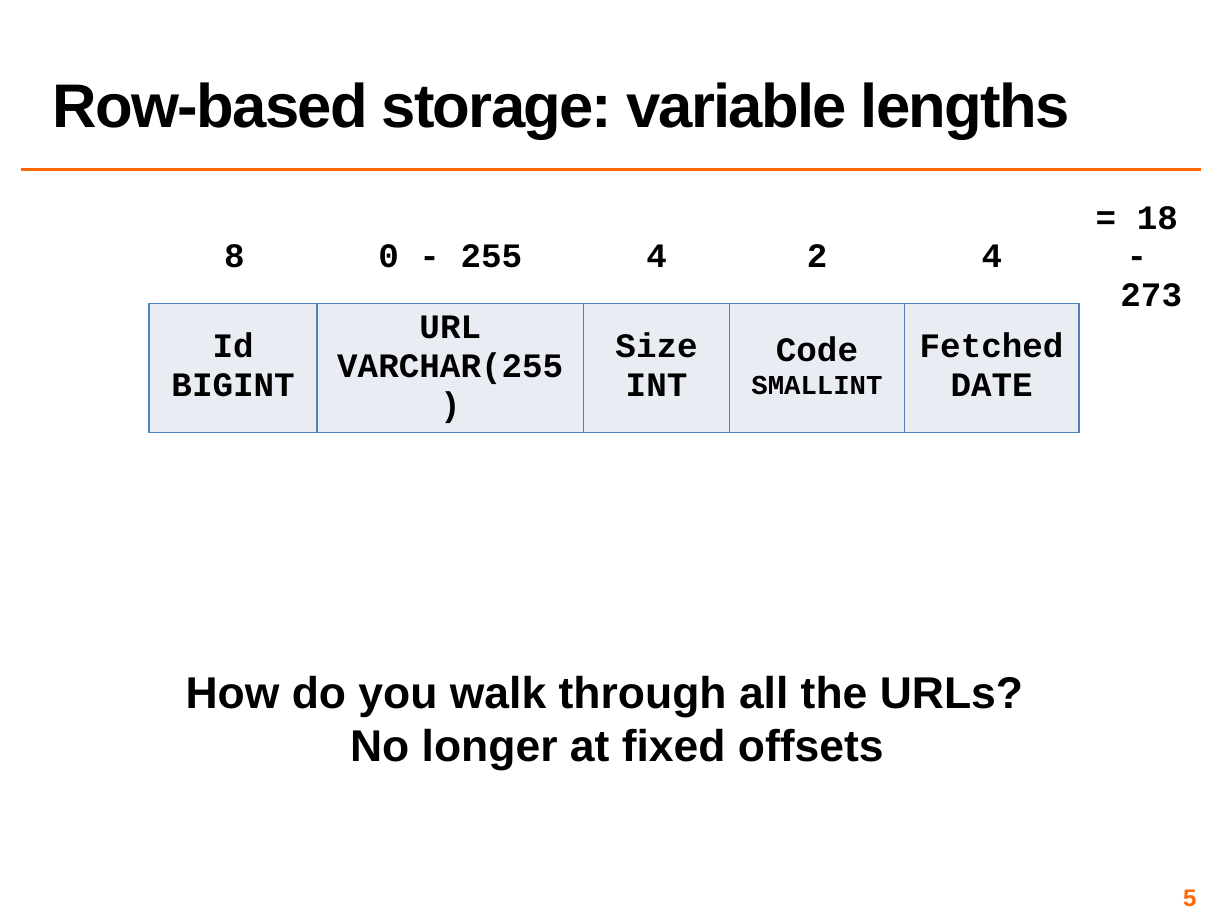
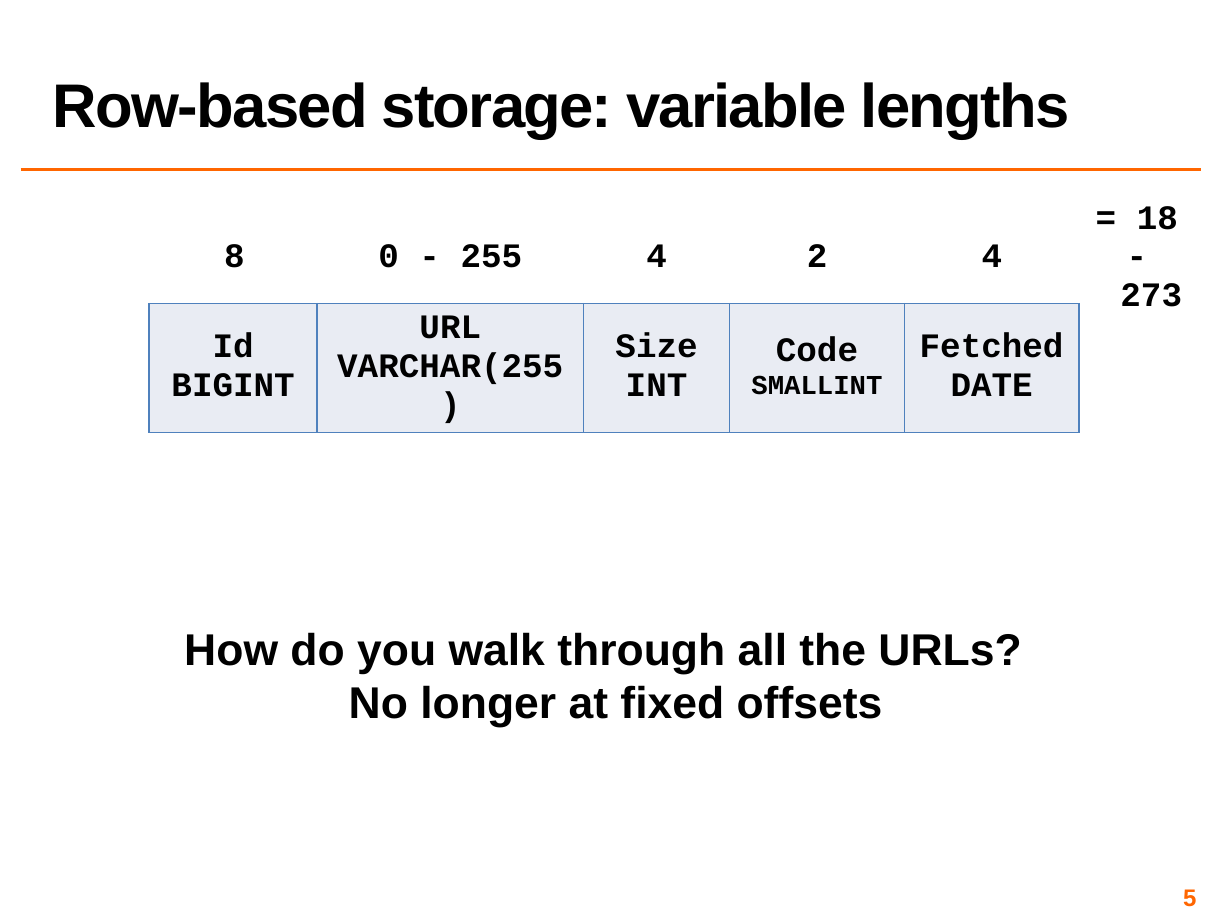
Before and after one commit to COS518/cos518.github.io, a slide deck: slide 5 of docs/L8-db-stores.pptx. Drawn at 1232x924 pixels with LibreOffice and Linux fonts; fonts in the diff are those of the drawing. Boxes give left, top, right and bottom in pixels: in the first picture for what was removed or moved away, otherwise in the second. Text is boxed around its words. In the diff, an @@ line names an element or a change of style, - is before the commit and + after.

```diff
--- a/docs/L8-db-stores.pptx
+++ b/docs/L8-db-stores.pptx
@@ text "How do you walk through ...": place and size @@
-text "How do you walk through ..." at [186,675,1023,770]
+text "How do you walk through ..." at [184,632,1021,727]
```
Also in this commit, not shown: 1 other slide changed, 2 slides added, 4 slides removed, 2 other files.
